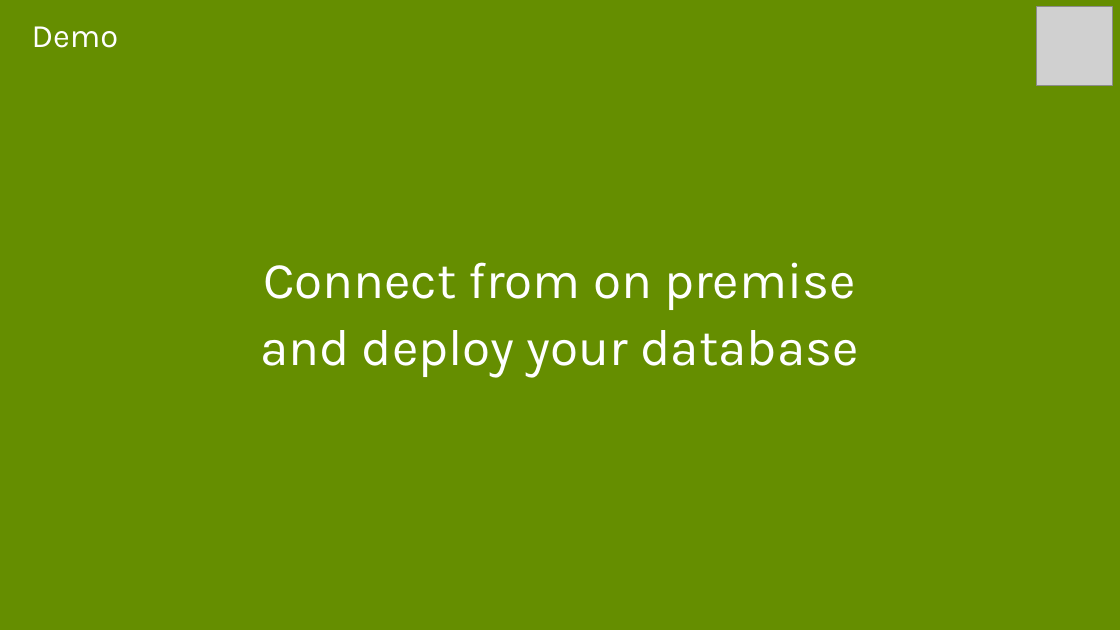
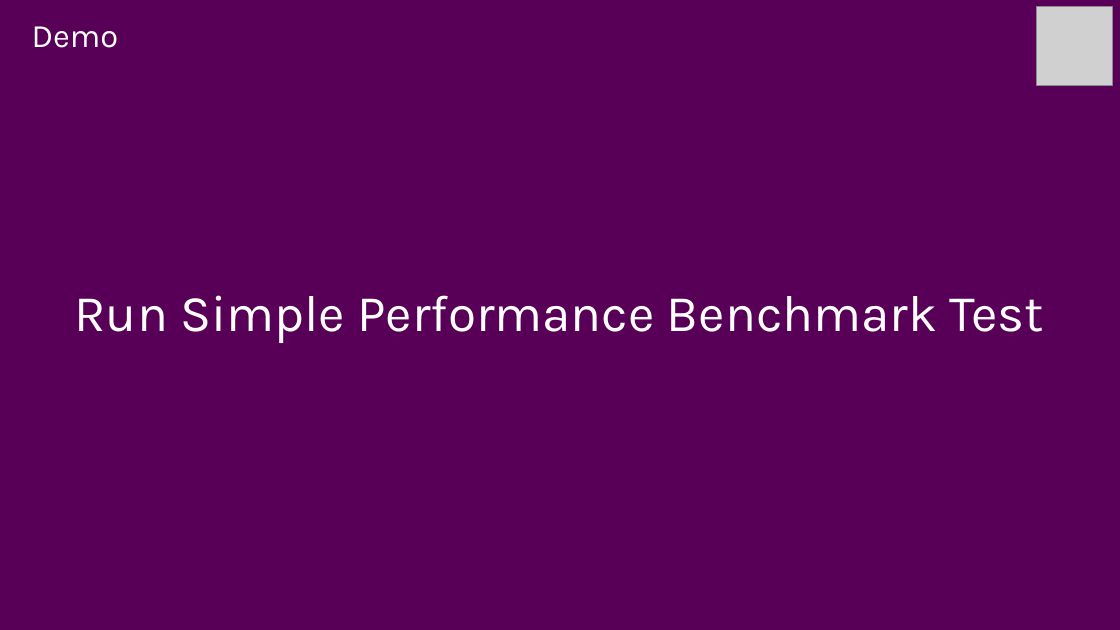
Before and after one commit to PyroJoke/AzureBootcamp2015Kharkiv, a slide deck: slide 32 of Presentations/AzureGlobalBootcamp - MigratingSQLDatabase.pptx (slide 30 before the commit). Drawn at 1120x630 pixels with LibreOffice and Linux fonts; fonts in the diff are those of the drawing; grey boxes stand for pictures. Boxes give left, top, right and bottom in pixels: in the first picture for what was removed or moved away, otherwise in the second. Text is boxed around its words. In the diff, an @@ line names an element or a change of style, - is before the commit and + after.

```diff
--- a/Presentations/AzureGlobalBootcamp - MigratingSQLDatabase.pptx
+++ b/Presentations/AzureGlobalBootcamp - MigratingSQLDatabase.pptx
@@ background #658E00 to #580058 @@
@@ subtitle at (x1=75, y1=295, x2=1043, y2=343): text changed @@
-Connect from on premise
-and deploy your database
+Run Simple Performance Benchmark Test
```
Also in this commit, not shown: 5 other slides changed, 4 other files.
